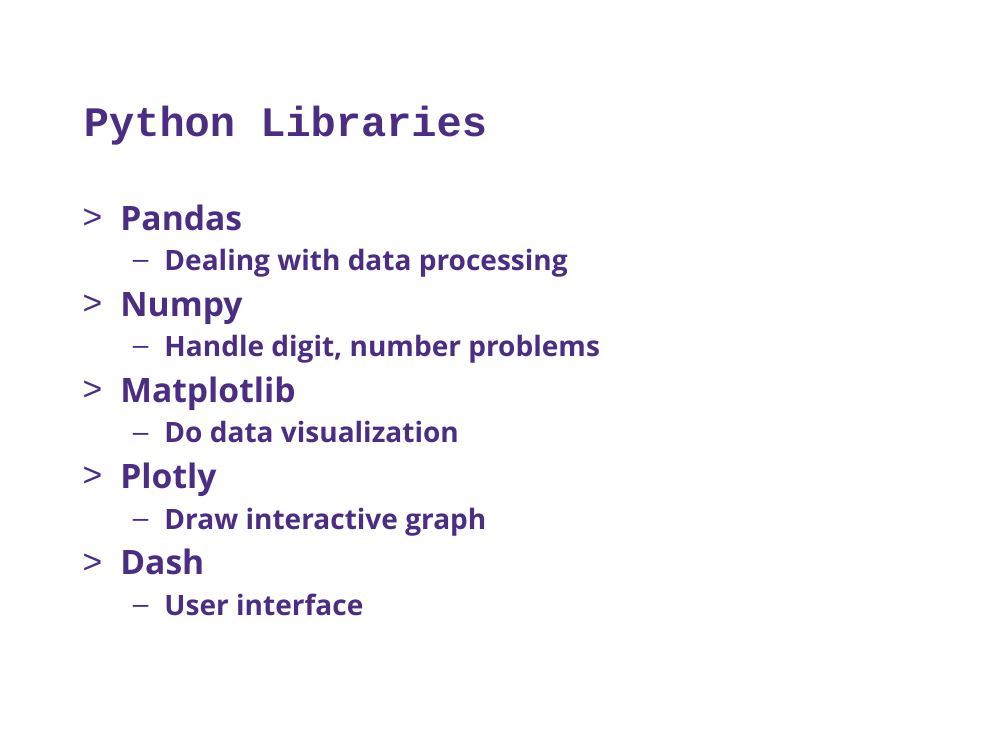
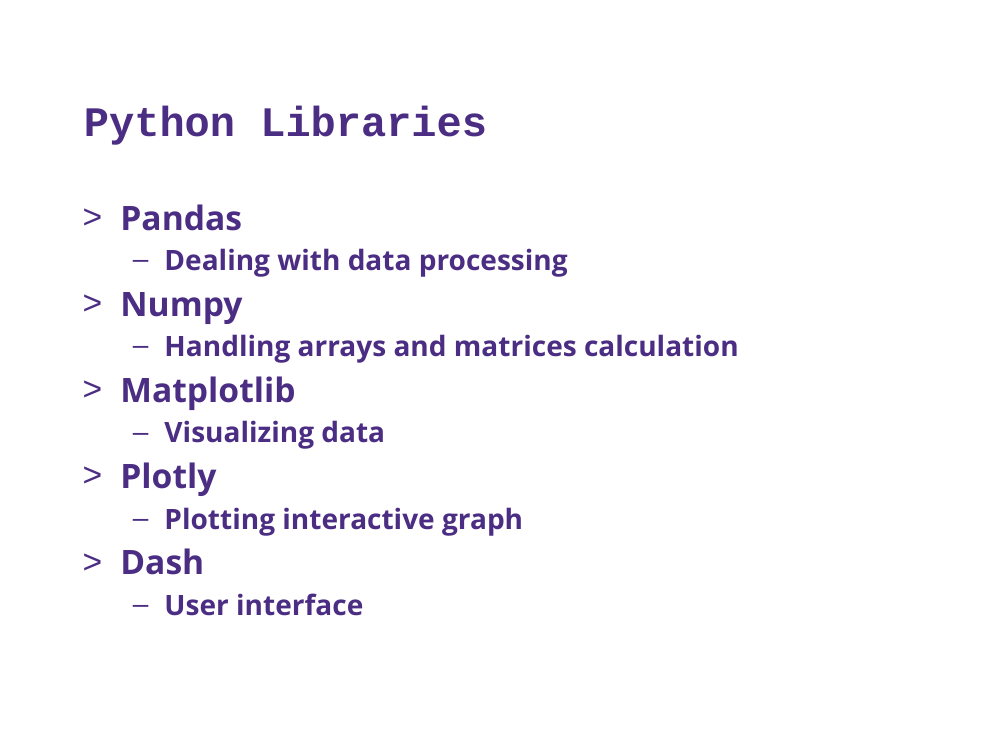
Before and after one commit to cycnc35/AMZ-Cellphone-Review, a slide deck: slide 6 of technologies_reviews.pptx. Drawn at 1008x756 pixels with LibreOffice and Linux fonts; fonts in the diff are those of the drawing; background and template pictures are left out. Boxes give left, top, right and bottom in pixels: in the first picture for what was removed or moved away, otherwise in the second. Text is boxed around its words. In the diff, an @@ line names an element or a change of style, - is before the commit and + after.

```diff
--- a/technologies_reviews.pptx
+++ b/technologies_reviews.pptx
@@ text at (164,334,739,363): text changed @@
-  – Handle digit, number problems
+  – Handling arrays and matrices calculation
@@ text at (164,420,385,449): text changed @@
-  – Do data visualization
+  – Visualizing data
@@ text at (164,507,523,536): text changed @@
-  – Draw interactive graph
+  – Plotting interactive graph
```
Also in this commit, not shown: 1 other slide changed.
